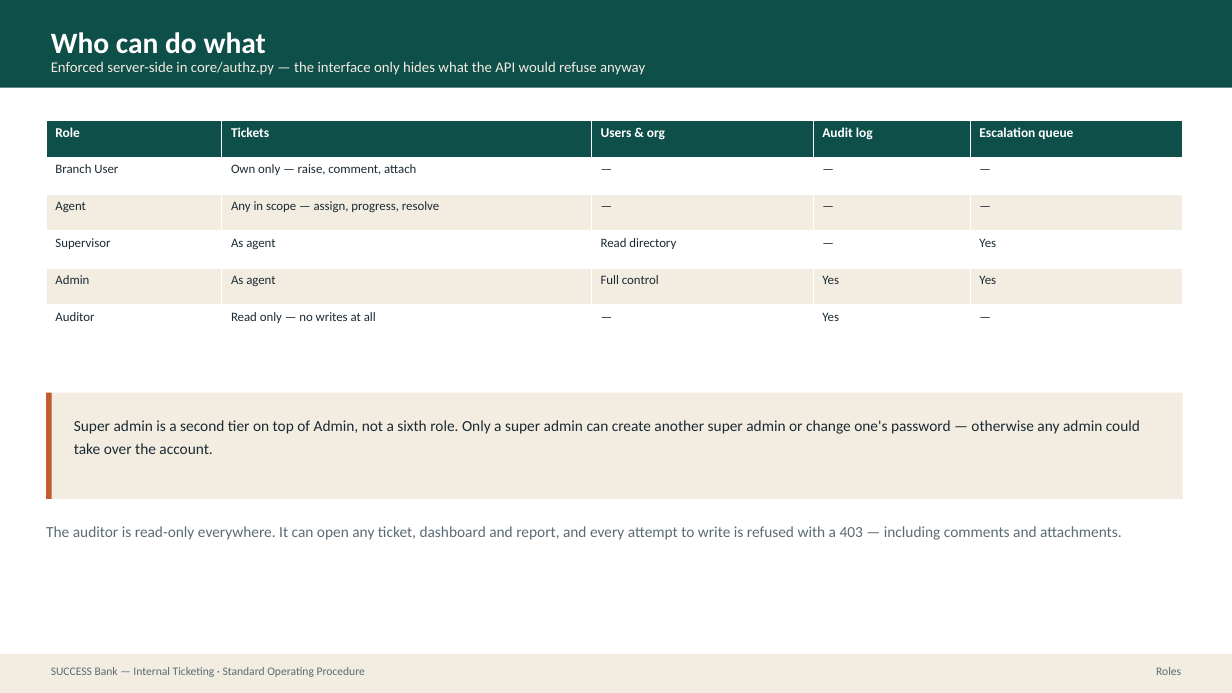
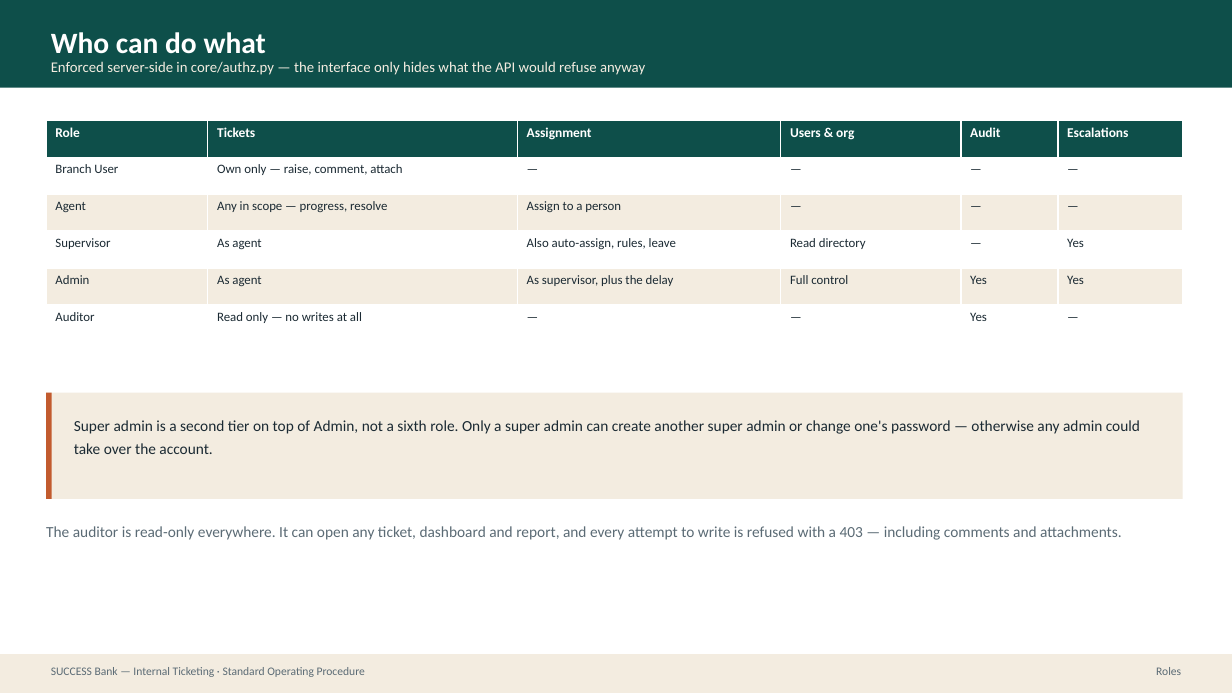
Before and after one commit to prajwal-patil-hub/Internal-Banking-Ticketing-System, a slide deck: slide 6 of docs/sop/SUCCESS-Bank-Ticketing-SOP.pptx. Drawn at 1232x693 pixels with LibreOffice and Linux fonts; fonts in the diff are those of the drawing. Boxes give left, top, right and bottom in pixels: in the first picture for what was removed or moved away, otherwise in the second. Text is boxed around its words. In the diff, an @@ line names an element or a change of style, - is before the commit and + after.

```diff
--- a/docs/sop/SUCCESS-Bank-Ticketing-SOP.pptx
+++ b/docs/sop/SUCCESS-Bank-Ticketing-SOP.pptx
@@ table at [46, 120, 1183, 342] @@
-column 2: Tickets | Own only — raise, comment, attach | Any in scope — assign, progress, resolve | As agent | As agent | Read only — no writes at all
+column 2: Tickets | Own only — raise, comment, attach | Any in scope — progress, resolve | As agent | As agent | Read only — no writes at all
+column 3: Assignment | — | Assign to a person | Also auto-assign, rules, leave | As supervisor, plus the delay | —
-column 5, row 1: Audit log
+column 5, row 1: Audit
-column 6, row 1: Escalation queue
+column 6, row 1: Escalations
```
Also in this commit, not shown: 19 other slides changed, 6 slides added, 31 other files.
